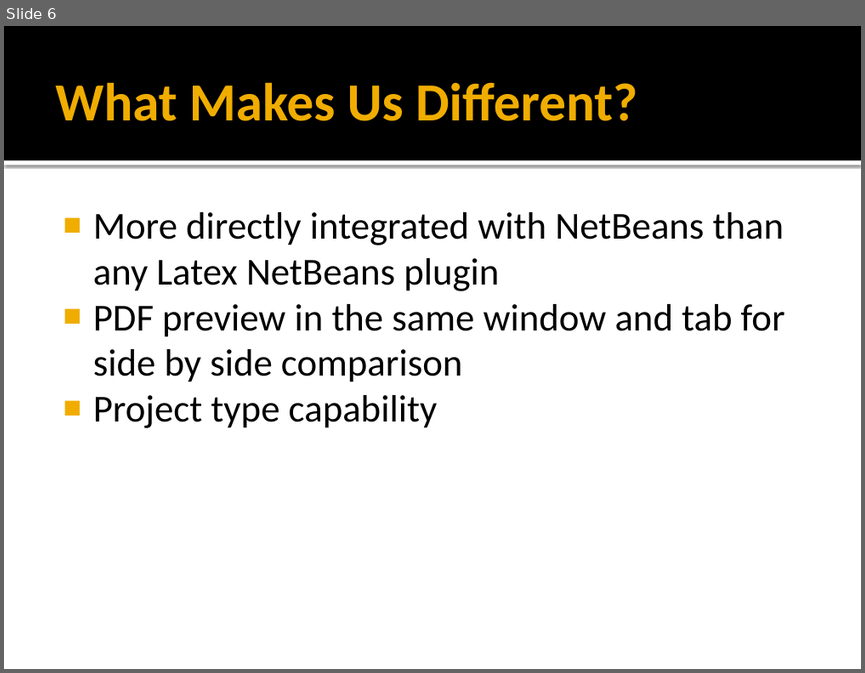
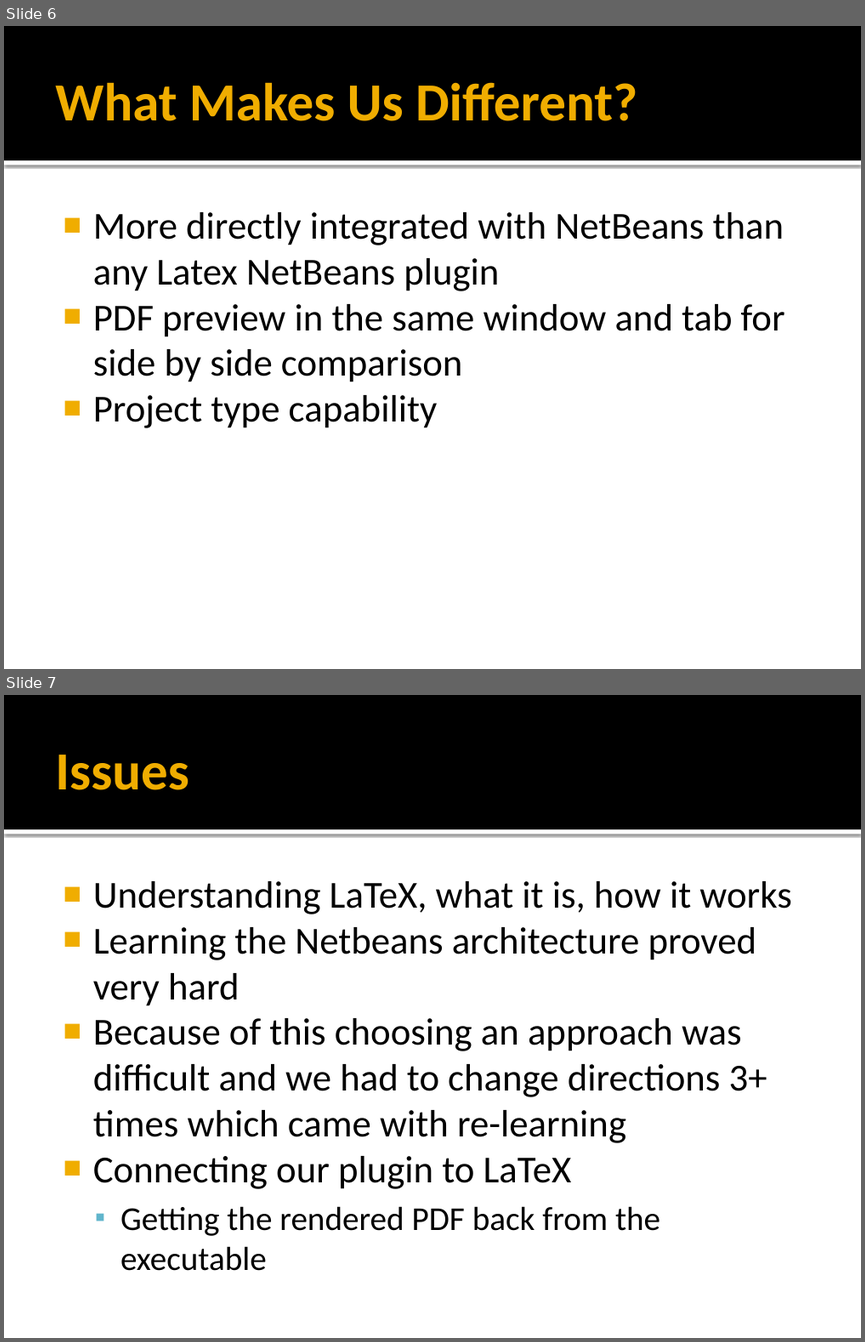
Before and after one commit to uwwcs476-magic-beans/Magic_Beans, a slide deck: Magic Beans Demo Presentation.pptx. Shown one above the other, each under a label of ours: slide 6 before the commit, slides 6 and 7 after it. The pictures are 865x673 and 865x1342 pixels, drawn with LibreOffice and Linux fonts; fonts in the diff are those of the drawing. Boxes give left, top, right and bottom in pixels: in the first picture for what was removed or moved away, otherwise in the second. Text is boxed around its words. In the diff, an @@ line names an element or a change of style, - is before the commit and + after.

```diff
--- a/Magic Beans Demo Presentation.pptx
+++ b/Magic Beans Demo Presentation.pptx
@@ slide 7 added at [4,695,861,1338], background #FFFFFF; not listed: 2 template elements that a slide beside it also shows @@
@@ title added at [55,755,188,790], 45 pt, text #F0AD00, bold @@
+Issues
@@ text added at [93,881,791,1270], 32 pt, text #000000 @@
+■ Understanding LaTeX, what it is, how it works
+■ Learning the Netbeans architecture proved very hard
+■ Because of this choosing an approach was difficult and we had to change directions 3+ times which came with re-learning
+■ Connecting our plugin to LaTeX
+  ▪ Getting the rendered PDF back from the executable
```
Also in this commit, not shown: 11 other files.
